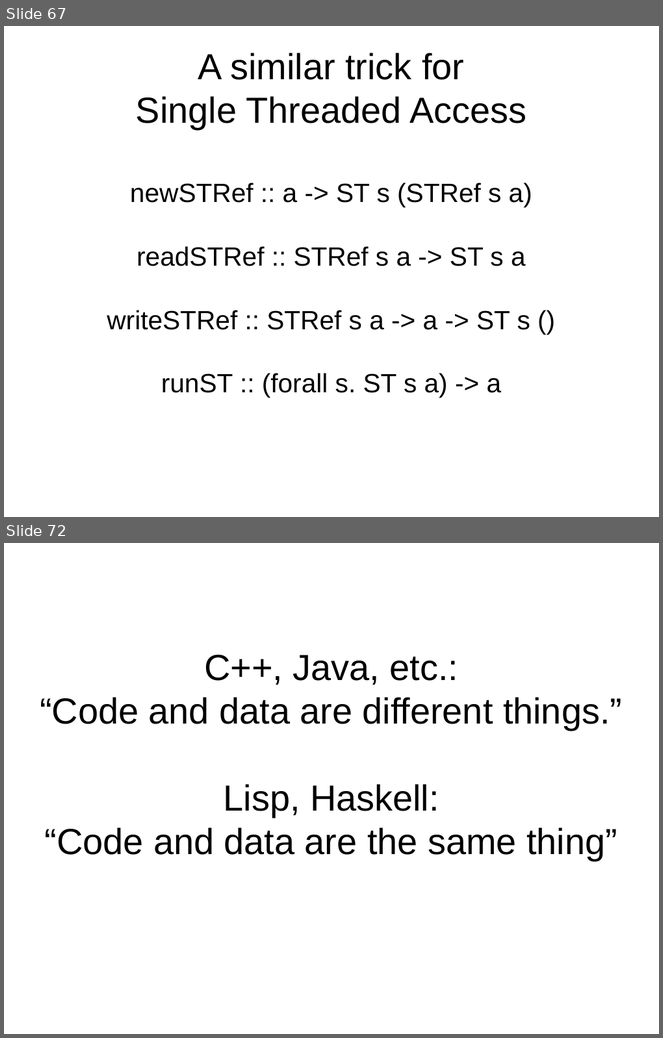
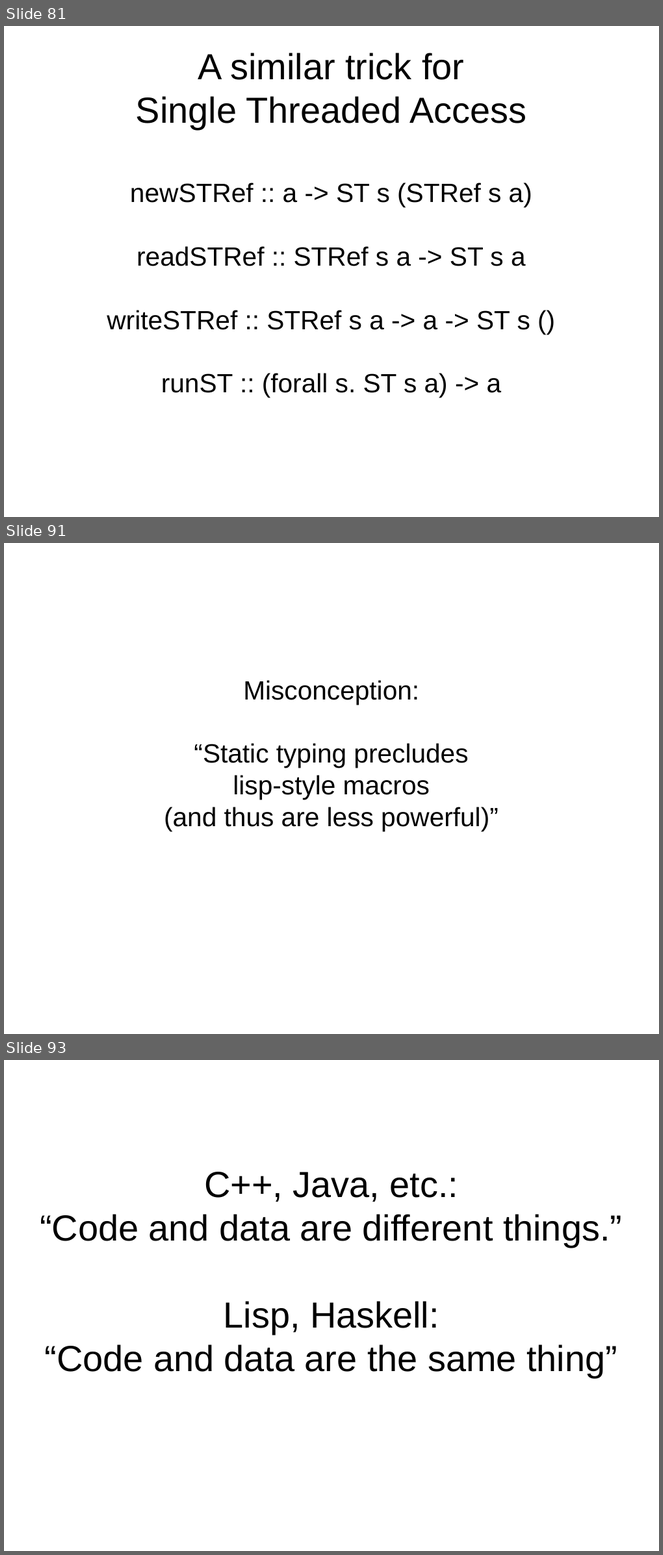
Before and after one commit to bhurt/presentations, a slide deck: statictyping.odp. Shown one above the other, each under a label of ours: slides 67 and 72 before the commit, slides 81, 91 and 93 after it; the slides between them are not shown. The pictures are 663x1038 and 663x1555 pixels, drawn with LibreOffice and Linux fonts; fonts in the diff are those of the drawing. Boxes give left, top, right and bottom in pixels: in the first picture for what was removed or moved away, otherwise in the second. Text is boxed around its words. In the diff, an @@ line names an element or a change of style, - is before the commit and + after.

```diff
--- a/statictyping.odp
+++ b/statictyping.odp
@@ slide 91 added at [4,543,659,1034], background #FFFFFF @@
@@ subtitle added at [164,680,499,832], 32 pt, text #000000 @@
+Misconception:
+“Static typing precludes
+lisp-style macros
+(and thus are less powerful)”
@@ what was slide 67 is now slide 81 @@
@@ what was slide 72 is now slide 93 @@
```
Also in this commit, not shown: 3 slides changed, 16 other slides added, 7 slides removed.
